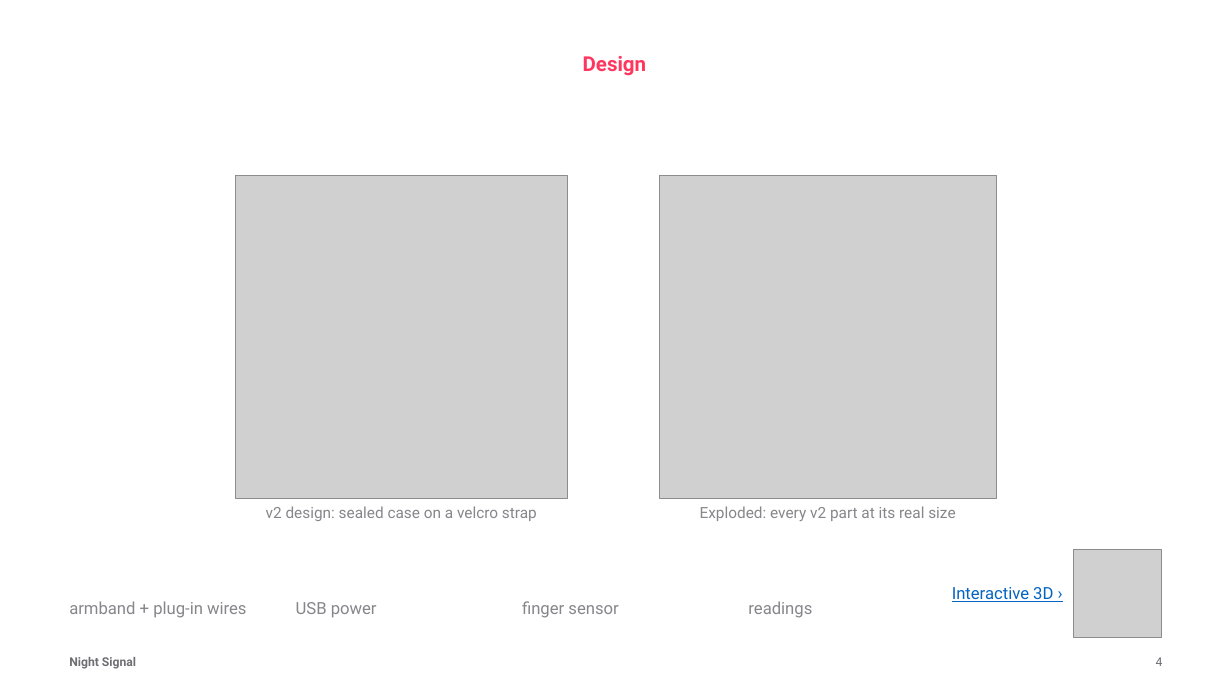
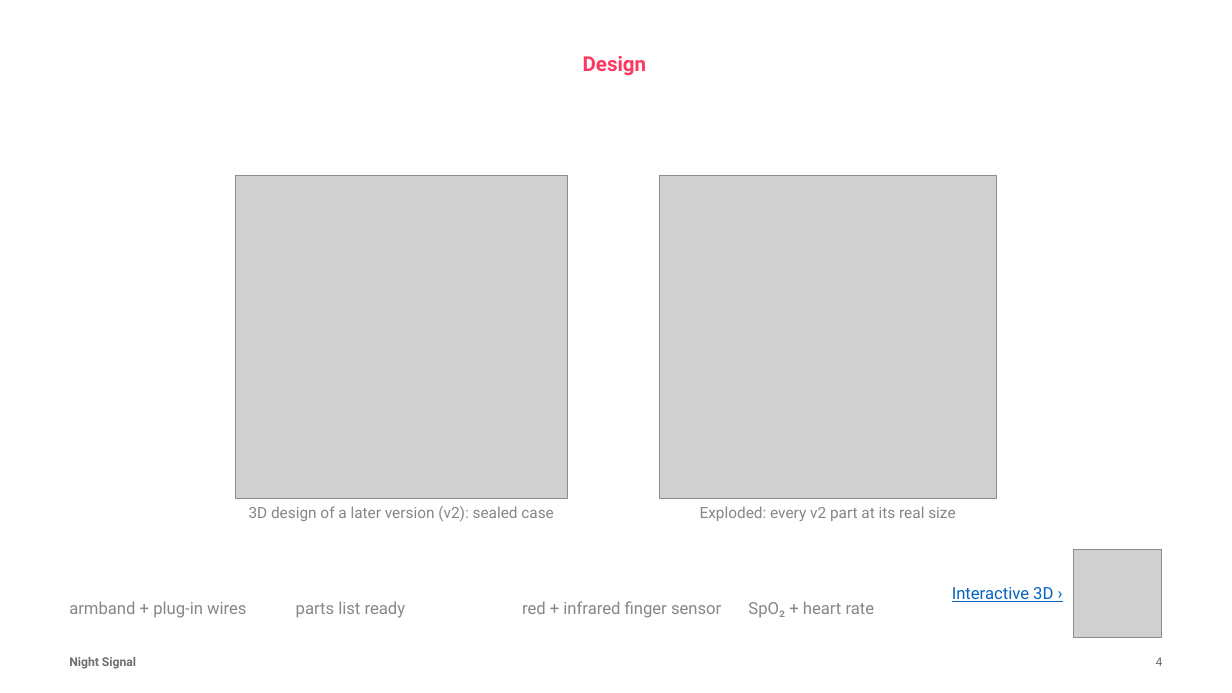
Before and after one commit to gabrielamamanestudent-wq/teetomivV2, a slide deck: slide 4 of science-fair/night-signal/Night_Signal_Presentation.pptx. Drawn at 1232x693 pixels with LibreOffice and Linux fonts; fonts in the diff are those of the drawing; grey boxes stand for pictures; background and template pictures are left out. Boxes give left, top, right and bottom in pixels: in the first picture for what was removed or moved away, otherwise in the second. Text is boxed around its words. In the diff, an @@ line names an element or a change of style, - is before the commit and + after.

```diff
--- a/science-fair/night-signal/Night_Signal_Presentation.pptx
+++ b/science-fair/night-signal/Night_Signal_Presentation.pptx
@@ text at [249, 506, 553, 521]: text changed @@
-v2 design: sealed case on a velcro strap
+3D design of a later version (v2): sealed case
@@ text at [296, 601, 406, 618]: text changed @@
-USB power
+parts list ready
@@ text at [522, 601, 721, 618]: text changed @@
-finger sensor
+red + infrared finger sensor
@@ text at [748, 601, 875, 618]: text changed @@
-readings
+SpO₂ + heart rate
```
Also in this commit, not shown: 11 other slides changed, 6 slides added, 6 slides removed, 41 other files.
